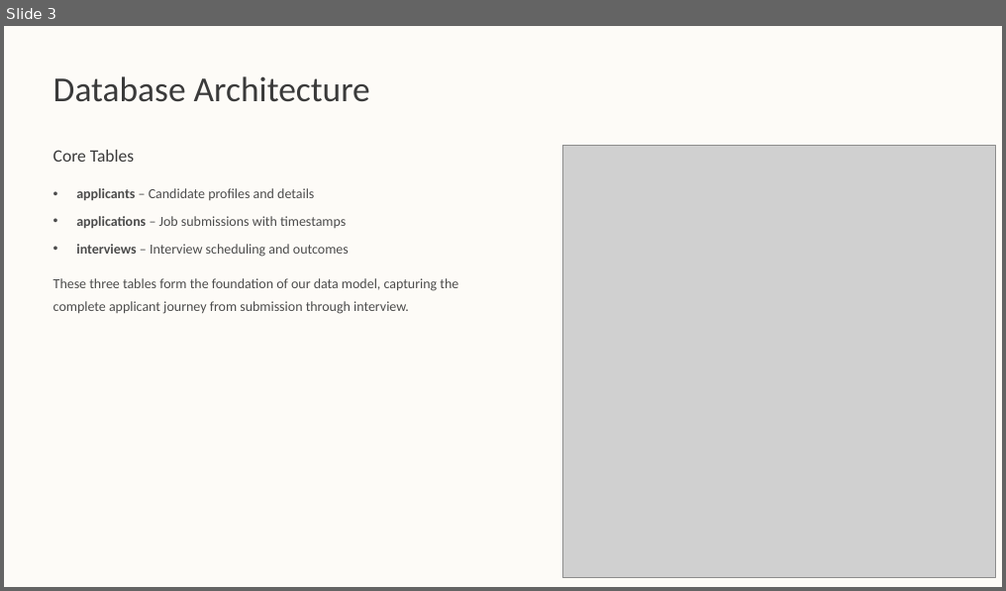
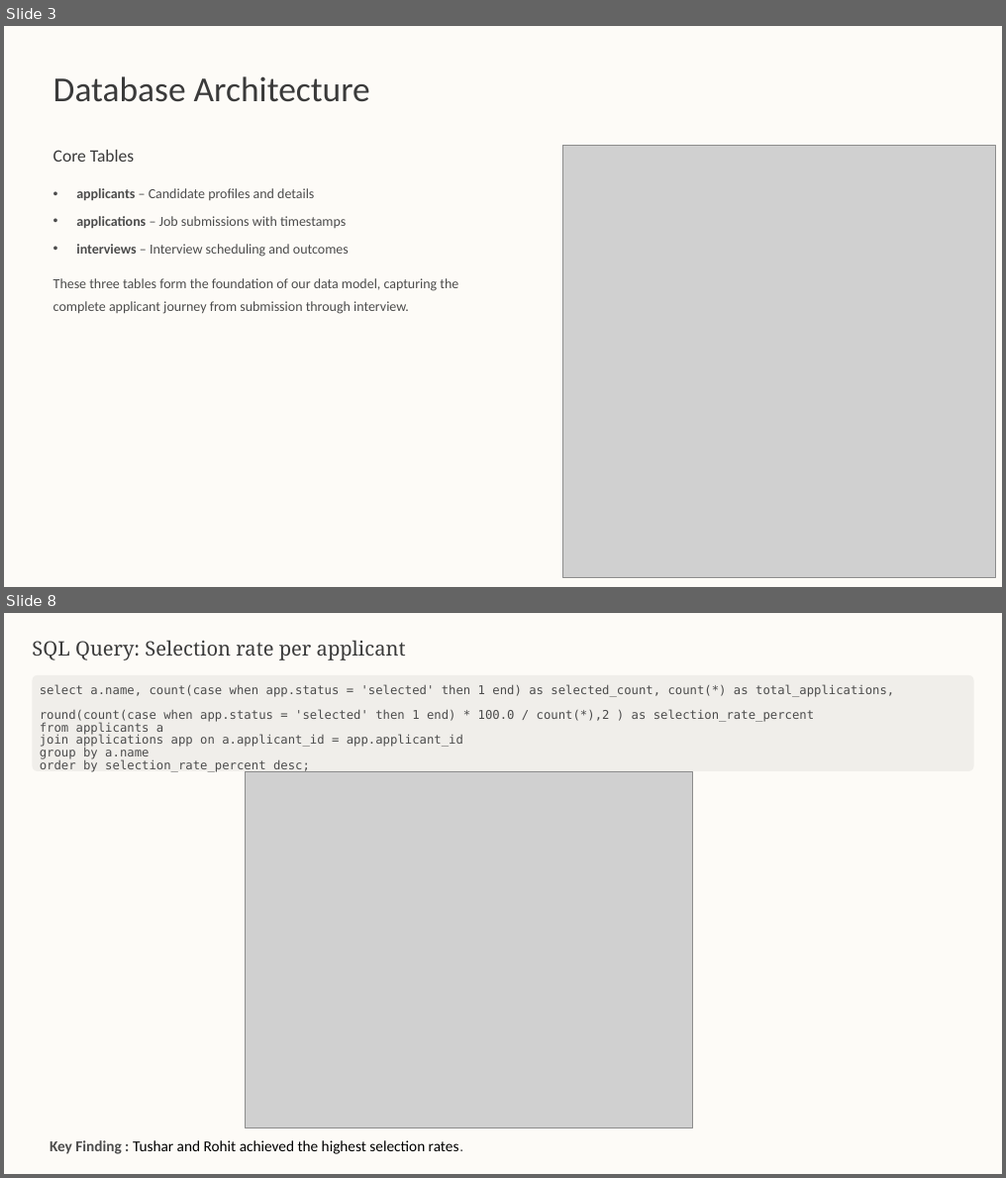
Before and after one commit to tusharshukla34/Job-Application-Tracker-With-SQL-and-Python-libraries, a slide deck: Job-Application-Tracker.pptx. Shown one above the other, each under a label of ours: slide 3 before the commit, slides 3 and 8 after it; the slides between them are not shown. The pictures are 1006x591 and 1006x1178 pixels, drawn with LibreOffice and Linux fonts; fonts in the diff are those of the drawing; grey boxes stand for pictures; background and template pictures are left out. Boxes give left, top, right and bottom in pixels: in the first picture for what was removed or moved away, otherwise in the second. Text is boxed around its words. In the diff, an @@ line names an element or a change of style, - is before the commit and + after.

```diff
--- a/Job-Application-Tracker.pptx
+++ b/Job-Application-Tracker.pptx
@@ slide 8 added at [4, 613, 1002, 1174], background #FFFFFF at 94% opacity; not listed: 1 template element that a slide beside it also shows @@
@@ text added at [32, 640, 406, 661], 23 pt, text #3A3A3A @@
+SQL Query: Selection rate per applicant
@@ rounded rectangle added at [32, 675, 974, 771], fill #F0EEEA @@
@@ text added at [40, 684, 894, 772], 14 pt, text #4C4C4C @@
+select a.name, count(case when app.status = 'selected' then 1 end) as selected_count, count(*) as total_applications,
+round(count(case when app.status = 'selected' then 1 end) * 100.0 / count(*),2 ) as selection_rate_percent
+from applicants a
+join applications app on a.applicant_id = app.applicant_id
+group by a.name
+order by selection_rate_percent desc;
@@ picture added at [245, 771, 693, 1128] @@
@@ text added at [50, 1141, 463, 1155], 17.5 pt, text #000000 @@
+Key Finding : Tushar and Rohit achieved the highest selection rates.
@@ rectangle added at [876, 1134, 1002, 1168], fill #FDFBF7 @@
```
Also in this commit, not shown: 6 other slides changed, 5 other slides added, 6 slides removed.
